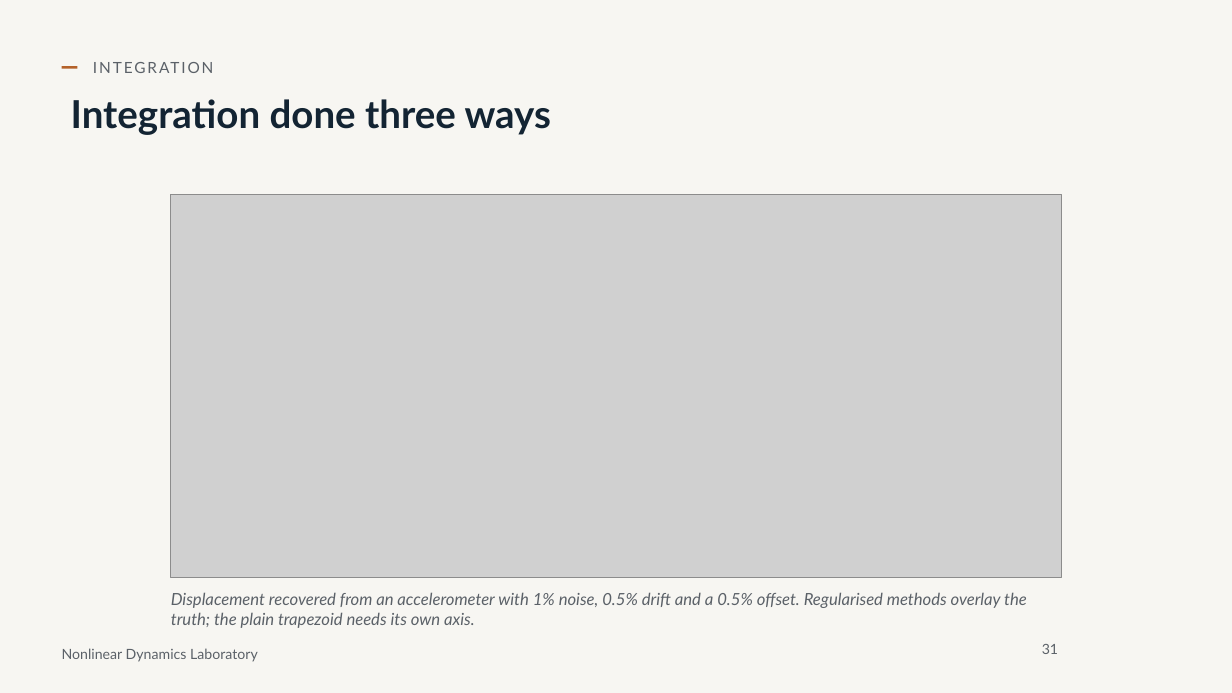
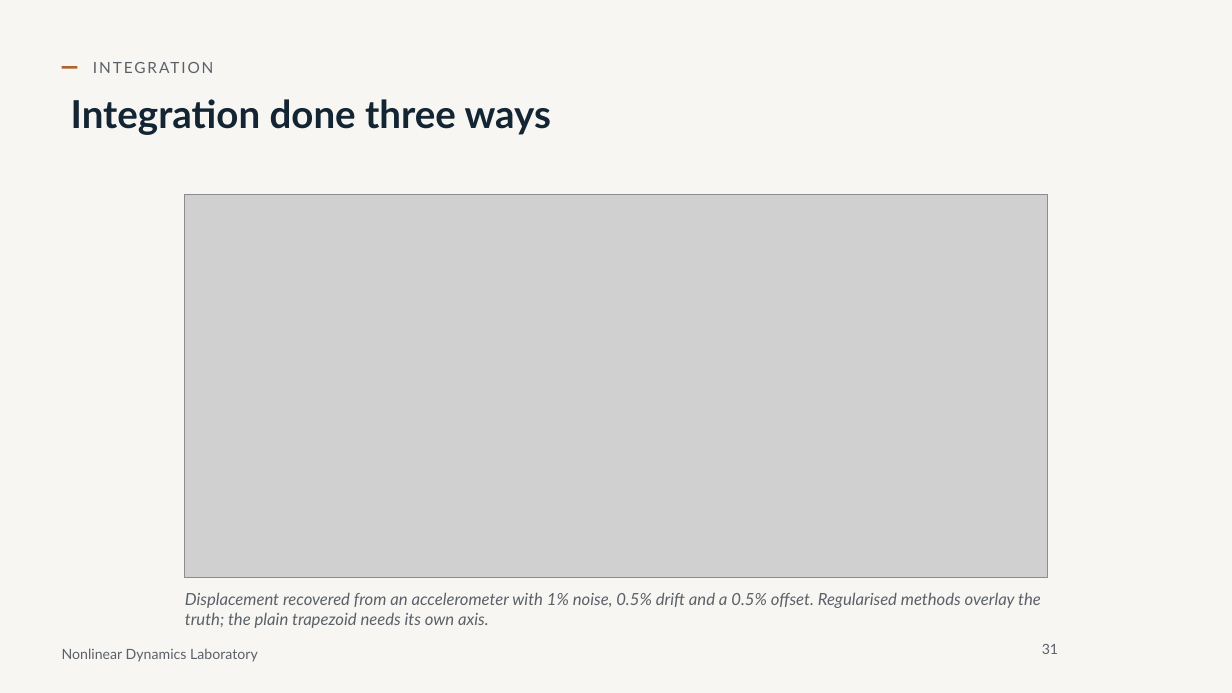
Before and after one commit to nld-uri/kinematics-toolbox, a slide deck: slide 31 of talk/differentiation_integration_talk.pptx. Drawn at 1232x693 pixels with LibreOffice and Linux fonts; fonts in the diff are those of the drawing; grey boxes stand for pictures; background and template pictures are left out. Boxes give left, top, right and bottom in pixels: in the first picture for what was removed or moved away, otherwise in the second. Text is boxed around its words. In the diff, an @@ line names an element or a change of style, - is before the commit and + after.

```diff
--- a/talk/differentiation_integration_talk.pptx
+++ b/talk/differentiation_integration_talk.pptx
@@ picture: place and size @@
-picture at [171,194,1062,578]
+picture at [185,194,1048,578]
@@ text "Displacement recovered from an accelerometer ...": place and size @@
-text "Displacement recovered from an accelerometer ..." at [171,592,1027,628]
+text "Displacement recovered from an accelerometer ..." at [185,592,1041,628]
```
Also in this commit, not shown: 9 other slides changed, 32 other files.
